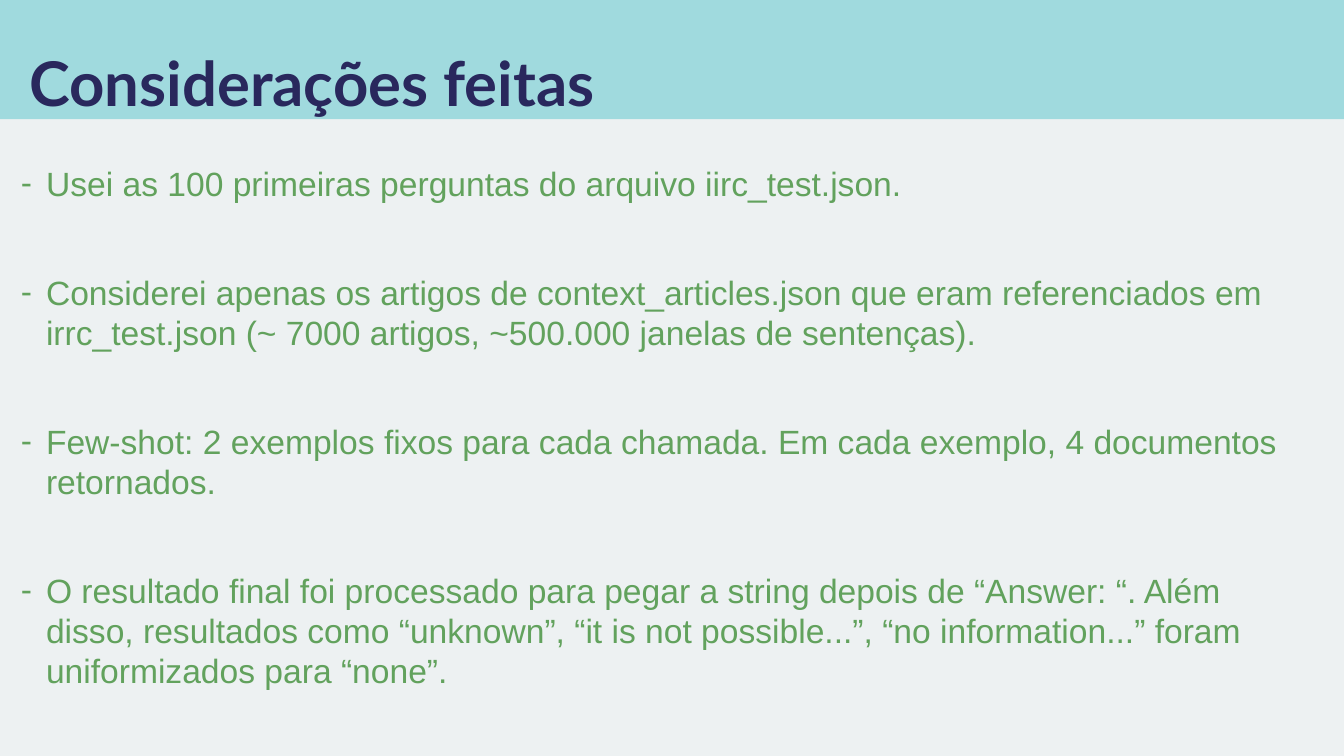
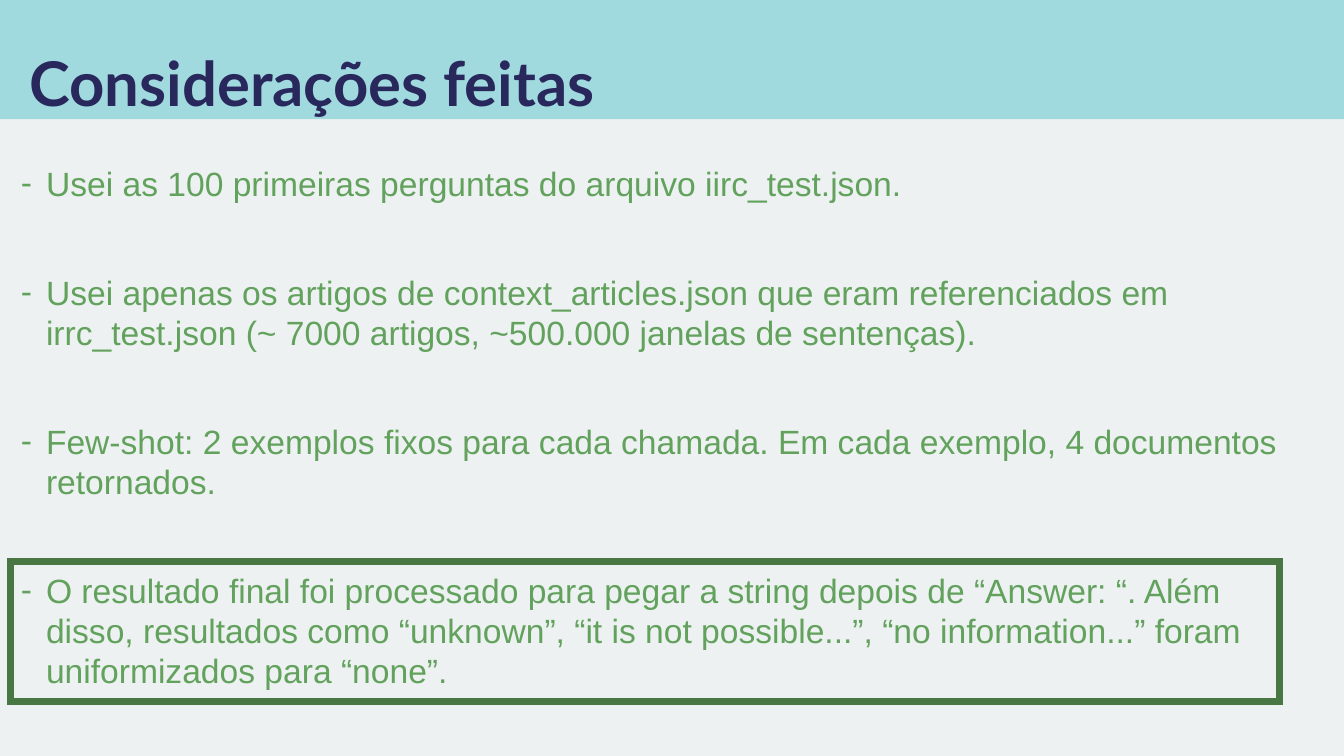
Before and after one commit to carisio/IA368-DD_deep_learning_busca, a slide deck: slide 3 of 10 - visconde/notebook/apresentacao_visconde.pptx. Drawn at 1344x756 pixels with LibreOffice and Linux fonts; fonts in the diff are those of the drawing. Boxes give left, top, right and bottom in pixels: in the first picture for what was removed or moved away, otherwise in the second. Text is boxed around its words. In the diff, an @@ line names an element or a change of style, - is before the commit and + after.

```diff
--- a/10 - visconde/notebook/apresentacao_visconde.pptx
+++ b/10 - visconde/notebook/apresentacao_visconde.pptx
@@ text at bbox=[46, 280, 1169, 352]: text changed @@
-– Considerei apenas os artigos de context_articles.json que eram referenciados em irrc_test.json (~ 7000 artigos, ~500.000 janelas de sentenças).
+– Usei apenas os artigos de context_articles.json que eram referenciados em irrc_test.json (~ 7000 artigos, ~500.000 janelas de sentenças).
@@ rectangle added at bbox=[11, 563, 1280, 703], outline #497845 5 pt @@
```
Also in this commit, not shown: 2 other slides changed, 1 slide added, 1 other file.
